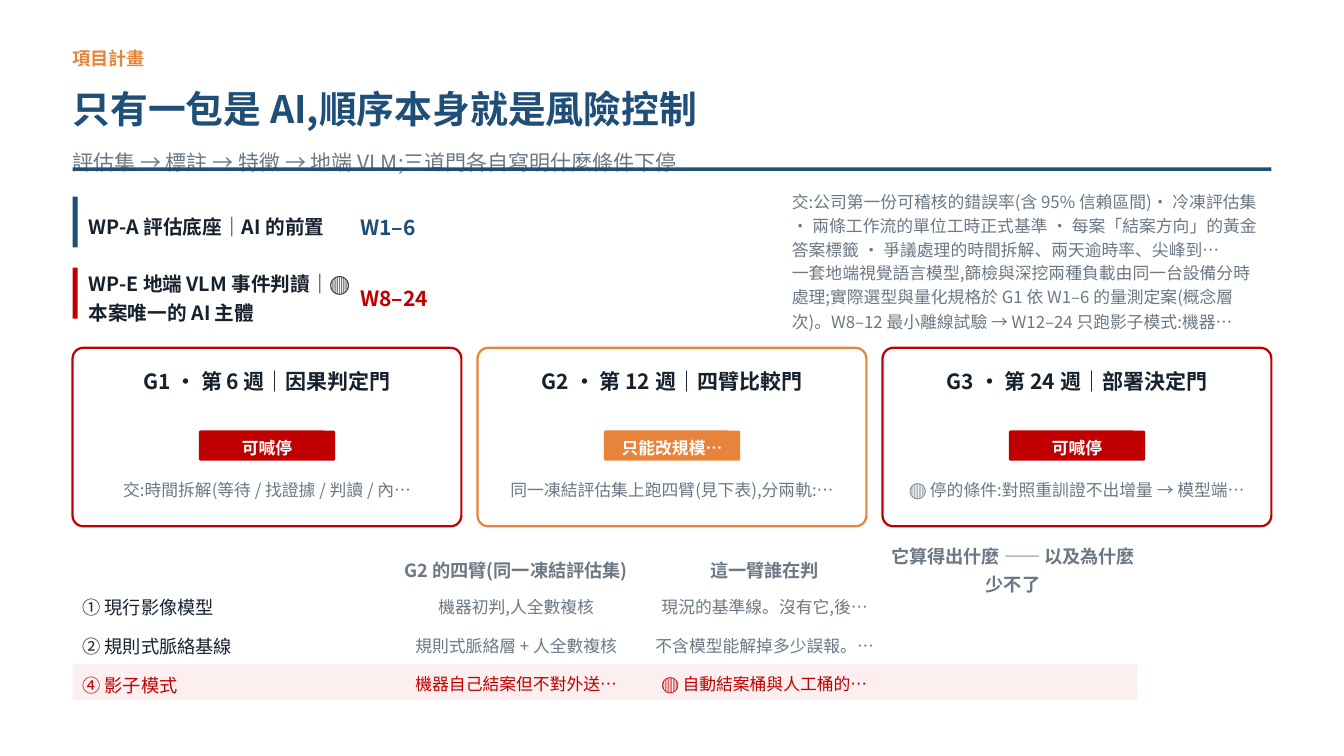
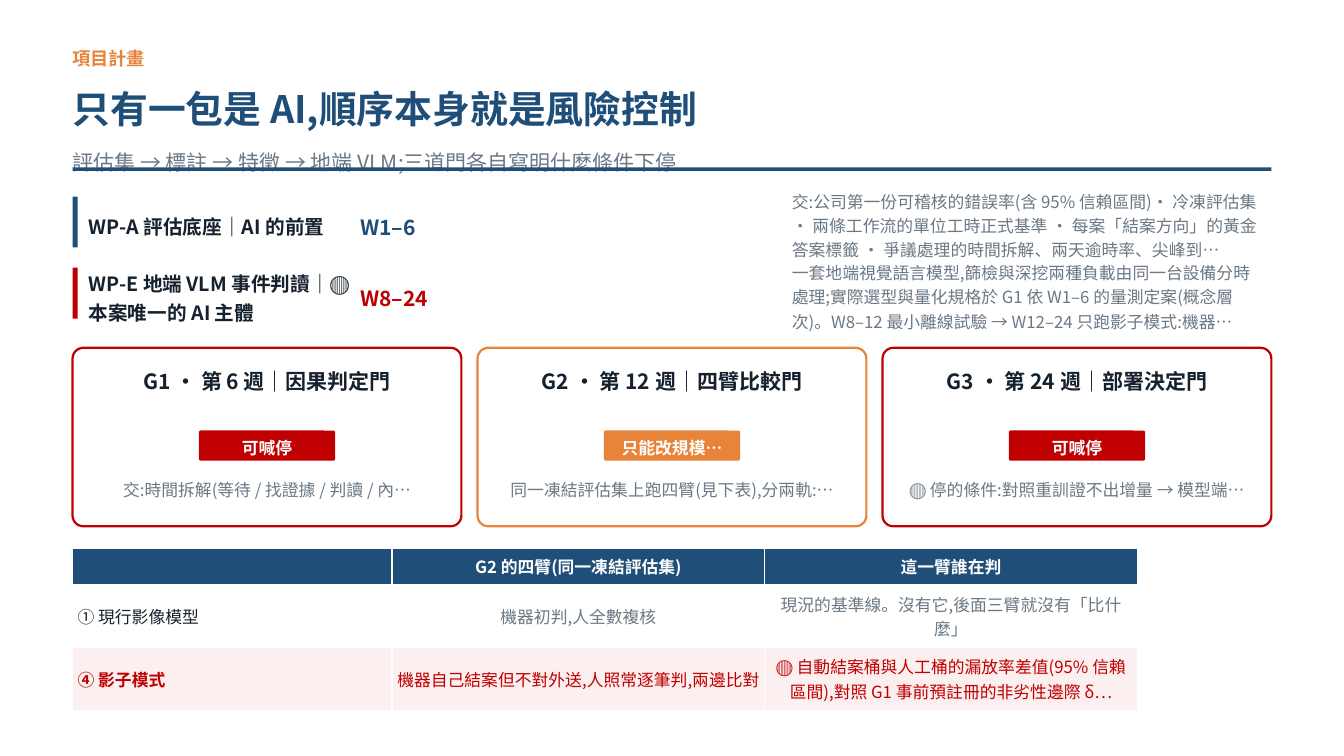
Before and after one commit to pokai-huang0828/UTS_workspace, a slide deck: slide 10 of Artificial Intelligence for Enterprises/Assessment3/Huang_26254793_421104_Assessment 3.pptx. Drawn at 1344x756 pixels with LibreOffice and Linux fonts; fonts in the diff are those of the drawing. Boxes give left, top, right and bottom in pixels: in the first picture for what was removed or moved away, otherwise in the second. Text is boxed around its words. In the diff, an @@ line names an element or a change of style, - is before the commit and + after.

```diff
--- a/Artificial Intelligence for Enterprises/Assessment3/Huang_26254793_421104_Assessment 3.pptx
+++ b/Artificial Intelligence for Enterprises/Assessment3/Huang_26254793_421104_Assessment 3.pptx
@@ table added at (x1=73, y1=548, x2=1138, y2=710), 3 rows, 3 columns @@
+ | G2 的四臂(同一凍結評估集) | 這一臂誰在判
+① 現行影像模型 | 機器初判,人全數複核 | 現況的基準線。沒有它,後面三臂就沒有「比什麼」
+④ 影子模式 | 機器自己結案但不對外送,人照常逐筆判,兩邊比對 | 🔴 自動結案桶與人工桶的漏放率差值(95% 信賴區間),對照 G1 事前預註冊的非劣性邊際 δ…
@@ text removed at (x1=405, y1=561, x2=628, y2=581) @@
-G2 的四臂(同一凍結評估集)
@@ text removed at (x1=710, y1=561, x2=819, y2=579) @@
-這一臂誰在判
@@ text removed at (x1=891, y1=547, x2=1136, y2=593) @@
-它算得出什麼 —— 以及為什麼少不了
@@ text removed at (x1=83, y1=598, x2=214, y2=616) @@
-① 現行影像模型
@@ text removed at (x1=438, y1=599, x2=594, y2=616) @@
-機器初判,人全數複核
@@ text removed at (x1=661, y1=599, x2=867, y2=616) @@
-現況的基準線。沒有它,後…
@@ text removed at (x1=83, y1=637, x2=232, y2=655) @@
-② 規則式脈絡基線
@@ text removed at (x1=415, y1=638, x2=617, y2=654) @@
-規則式脈絡層 + 人全數複核
@@ text removed at (x1=655, y1=638, x2=873, y2=654) @@
-不含模型能解掉多少誤報。…
@@ rectangle removed at (x1=73, y1=664, x2=1137, y2=700) @@
@@ text removed at (x1=83, y1=676, x2=178, y2=694) @@
-④ 影子模式
@@ text removed at (x1=415, y1=676, x2=617, y2=692) @@
-機器自己結案但不對外送…
@@ text removed at (x1=683, y1=676, x2=868, y2=692) @@
-🔴 自動結案桶與人工桶的…
```
Also in this commit, not shown: 7 other slides changed, 2 other files.
